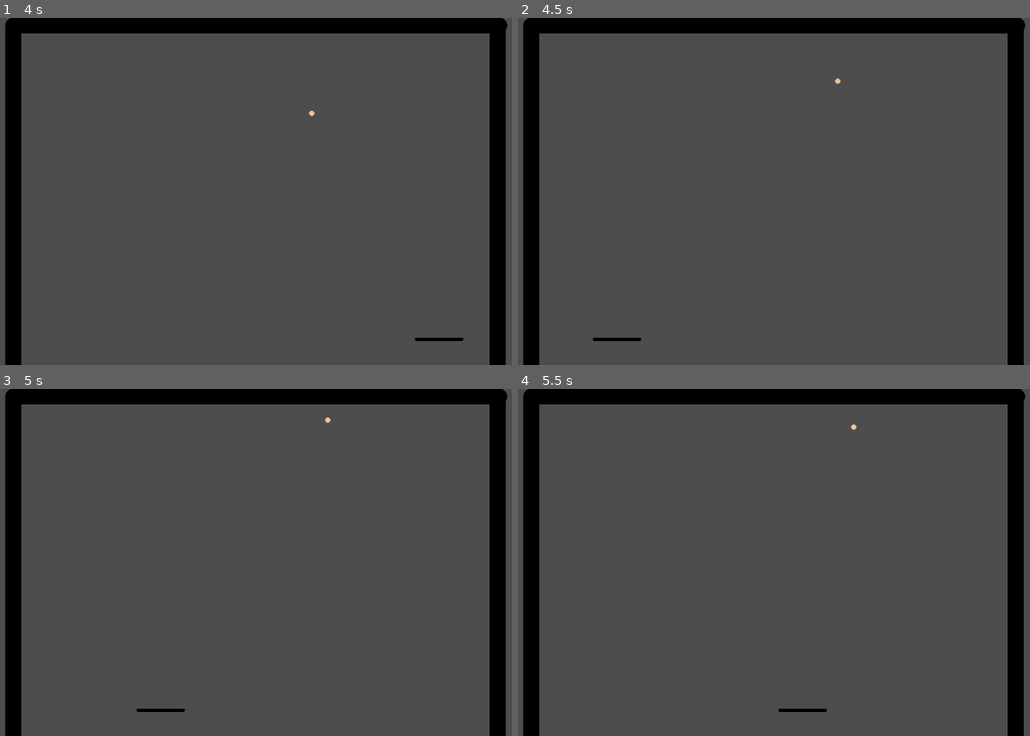
Above: before the commit, frames 1-4 (two rows, left to right).
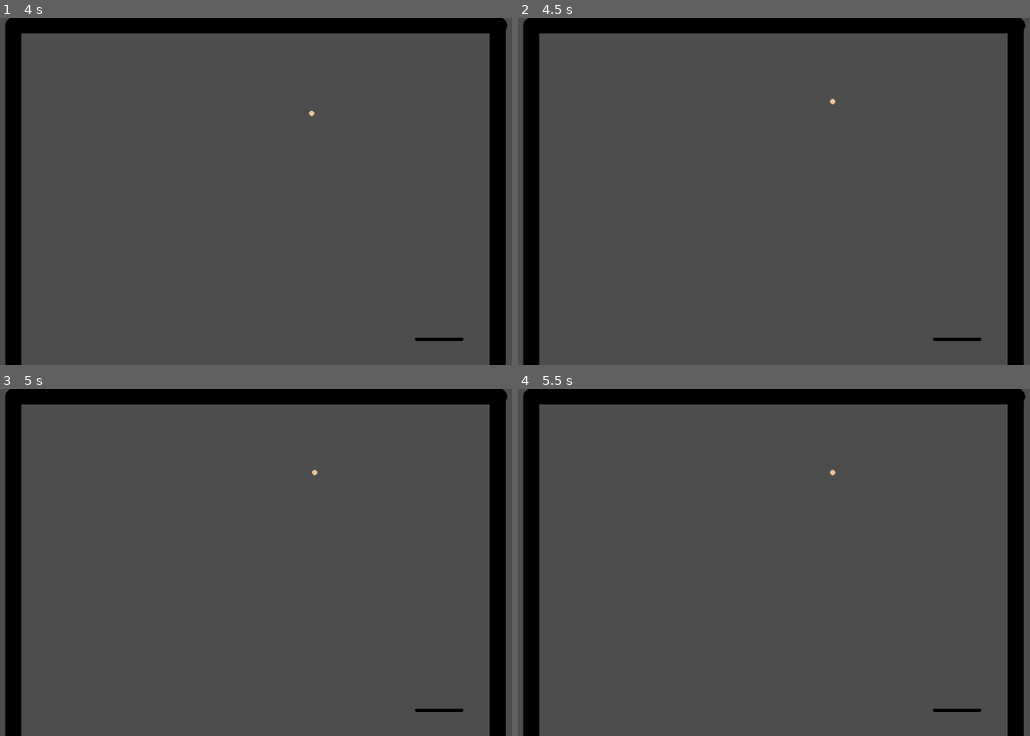
Above: after the commit, the same moments.

Repository: Joseph-Sesti/Arkanoid
Game: Godot game, scene res://Level/level.tscn
Two runs of this game, one before a commit and one after it. Both use one fixed random seed, a clock stepped at 60 frames per second and the inputs below. The project has no main scene, so this scene is started directly.
Inputs (mouse positions are in pixels of both pictures, inside the frame that each line leads up to):
- Up to frame 1 (4 s): tap Enter at 0.5, 2, 3.5 s; drag from (256, 344) to (317, 115) at 0.52 s; tap Space at 1.25, 2.75 s; drag from (266, 288) to (225, 260) at 1.27 s; move the mouse to (317, 115) at 2.02 s; press the mouse at (317, 115) at 2.03 s; release the mouse at (317, 115) at 2.75 s; drag from (225, 260) to (66, 139) at 2.77 s; move the mouse to (440, 243) at 3.52 s; press the mouse at (440, 243) at 3.53 s
- Up to frame 2 (4.5 s): tap Escape (pause, bound only after the commit) at 4.15 s; release the mouse at (958, 243) at 4.25 s; drag from (584, 139) to (681, 104) at 4.27 s
- Up to frame 3 (5 s): no input
- Up to frame 4 (5.5 s): move the mouse to (804, 562) at 5.02 s; press the mouse at (804, 562) at 5.03 s

Frame 1 is identical in both runs. In frame 2, 0.2% of the frame differs, in the area x 14-91%, y 17-94%; in frame 3, 0.2%, in the area x 26-91%, y 8-94%; in frame 4, 0.2%.

Commit message:
pause function working

Diff:
--- /dev/null
+++ b/Brick/static_body_2d.tscn
@@ -0,0 +1,14 @@
+[gd_scene load_steps=3 format=3 uid="uid://46qrxu386ex4"]
+
+[ext_resource type="Texture2D" uid="uid://bkik1kosrmxjx" path="res://assets/sprites/Arkanoid brick.png" id="1_oed40"]
+
+[sub_resource type="RectangleShape2D" id="RectangleShape2D_17rg6"]
+size = Vector2(26, 16)
+
+[node name="StaticBody2D" type="StaticBody2D"]
+
+[node name="Sprite2D" type="Sprite2D" parent="."]
+texture = ExtResource("1_oed40")
+
+[node name="CollisionShape2D" type="CollisionShape2D" parent="."]
+shape = SubResource("RectangleShape2D_17rg6")
--- /dev/null
+++ b/Level/Pause.gd
@@ -0,0 +1,19 @@
+extends Node
+
+
+# Called when the node enters the scene tree for the first time.
+func _ready():
+	pass
+
+
+# Called every frame. 'delta' is the elapsed time since the previous frame.
+func _process(delta):
+	pause()
+	pass
+
+func pause():
+	if Input.is_action_just_pressed("pause") == true:
+		if get_tree().paused == false:
+			get_tree().paused = true
+		elif get_tree().paused == true:
+			get_tree().paused = false
--- a/Level/level.tscn
+++ b/Level/level.tscn
@@ -1,10 +1,11 @@
-[gd_scene load_steps=6 format=3 uid="uid://1qptm6rc505v"]
+[gd_scene load_steps=7 format=3 uid="uid://1qptm6rc505v"]
 
 [ext_resource type="Script" path="res://Level/level.gd" id="1_0nnk8"]
 [ext_resource type="PackedScene" uid="uid://bwi6m8rvsdwvc" path="res://Wall/wall.tscn" id="1_o6dq7"]
 [ext_resource type="PackedScene" uid="uid://byfll8amoelhn" path="res://Ball/ball.tscn" id="1_vmf86"]
 [ext_resource type="PackedScene" uid="uid://ck7hu6lj4sjca" path="res://Paddle/paddle.tscn" id="3_ejuec"]
 [ext_resource type="PackedScene" uid="uid://cv2jsagmu6arx" path="res://Offscreen/Offscreen.tscn" id="5_plirj"]
+[ext_resource type="Script" path="res://Level/Pause.gd" id="6_7mxeq"]
 
 [node name="Level" type="Node2D"]
 position = Vector2(1, -1)
@@ -23,3 +24,7 @@
 
 [node name="Area2D" parent="." instance=ExtResource("5_plirj")]
 position = Vector2(564, 653)
+
+[node name="Pause" type="Node" parent="."]
+process_mode = 3
+script = ExtResource("6_7mxeq")
--- a/project.godot
+++ b/project.godot
@@ -26,6 +26,11 @@
 "events": [Object(InputEventMouseButton,"resource_local_to_scene":false,"resource_name":"","device":-1,"window_id":0,"a …(236 unchanged characters)…
 ]
 }
+pause={
+"deadzone": 0.5,
+"events": [Object(InputEventKey,"resource_local_to_scene":false,"resource_name":"","device":0,"window_id":0,"alt_pressed":false,"shift_pressed":false,"ctrl_pressed":false,"meta_pressed":false,"pressed":false,"keycode":0,"physical_keycode":4194305,"key_label":0,"unicode":0,"echo":false,"script":null)
+]
+}
 
 [rendering]
 
